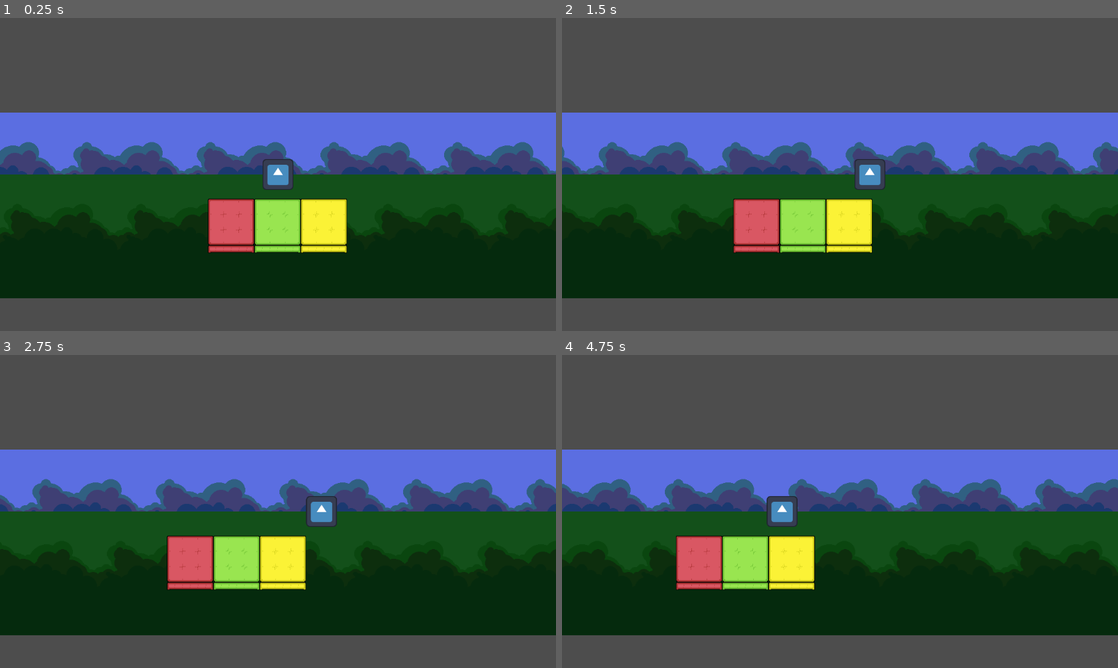
Above: before the commit, frames 1-4 (two rows, left to right).
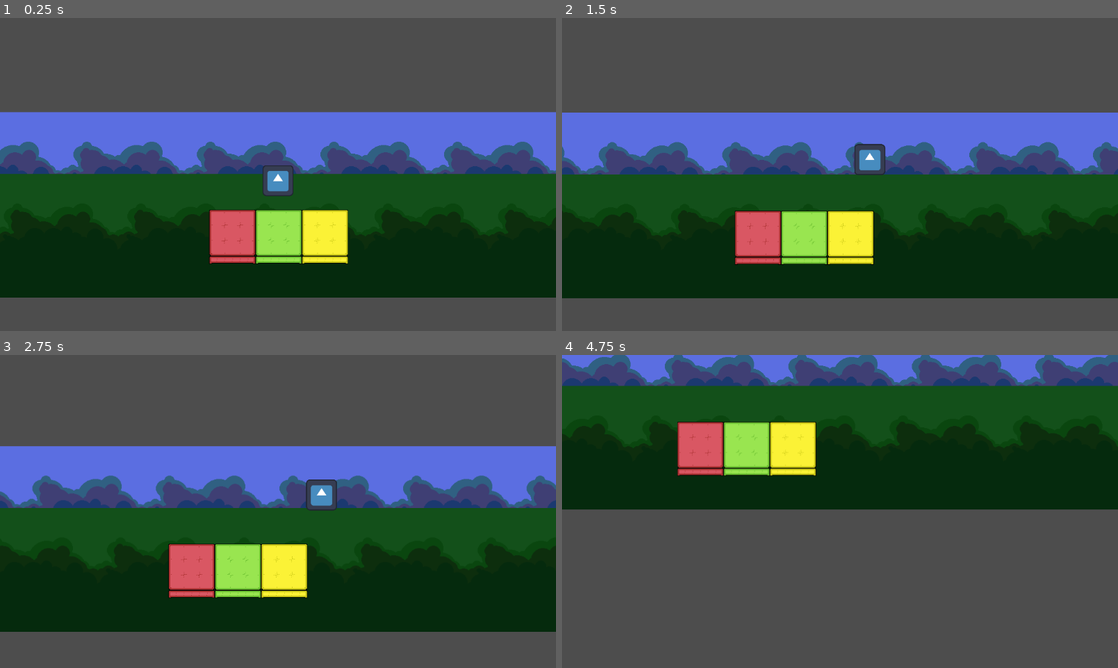
Above: after the commit, the same moments.

Repository: Red-Wool/CozyGameJam2025
Game: Godot game, scene res://world_scene.tscn
Same seed, same stepped clock (60 frames per second), same inputs: the game is played once before the commit and once after it. The engine's default icon, where the game draws it, is replaced by a stand-in: a white triangle on a blue panel in a dark square.
Inputs:
- Up to frame 1 (0.25 s): no input
- Up to frame 2 (1.5 s): hold D (right) 0.53-1.28 s; tap W (glide) at 0.6 s; tap Space (jump) at 0.77, 0.8, 1.07, 1.35 s; hold A (left) from 1.28 s (still down)
- Up to frame 3 (2.75 s): tap Space (jump) at 1.52, 1.82, 2.3 s; tap W (glide) at 1.55, 2.1 s; release A (left) at 2.03 s; hold D (right) from 2.03 s (still down)
- Up to frame 4 (4.75 s): tap W (glide) at 2.85, 4.35 s; tap Space (jump) at 3.02, 3.32, 3.6, 3.77, 4.07, 4.52 s; release D (right) at 3.53 s; hold A (left) from 3.53 s (still down)

The runs differ from the first frame. In frame 1, 4.1% of the frame differs, in the area x 0-100%, y 30-90%; in frame 2, 3.5%; in frame 3, 8.9%; in frame 4, 89%, in the area x 0-100%, y 0-90%.

Commit message:
Player Movement and collision working!

Diff:
--- a/Player.gd
+++ b/Player.gd
@@ -1,9 +1,37 @@
 class_name Player extends CharacterBody2D
 
+@onready var visual : Sprite2D = $Visual
+@onready var collision : CollisionShape2D = $Collision
+@onready var raycast : RayCast2D = $Raycast
+
+
 @export var speed : float
+@export var gravity : float
+@export var jump_power : float
+
+var can_jump : bool = true
+var current_gravity : float
 
 func _physics_process(delta):
 	var move : float = Input.get_axis("left", "right")
 
-	velocity = Vector2(move * speed * delta,0)
+	current_gravity += gravity * delta
+
+	#Ground Check
+	if raycast.is_colliding():
+		current_gravity = min(0, current_gravity)
+		can_jump = true
+	else:
+		can_jump = false
+
+	#Jumping
+	if Input.is_action_just_pressed("jump") and can_jump:
+		current_gravity = -jump_power
+		can_jump = false
+
+	#Gliding
+	if Input.is_action_just_pressed("glide"):
+		pass #Implement Gliding here
+
+	velocity = Vector2(move * speed, current_gravity) * delta
 	move_and_slide()
--- a/world_scene.tscn
+++ b/world_scene.tscn
@@ -7,6 +7,10 @@
 [ext_resource type="Texture2D" uid="uid://crk1opa2sn72e" path="res://Art/TempGround.png" id="5_cbn5i"]
 
 [sub_resource type="RectangleShape2D" id="RectangleShape2D_77iun"]
+size = Vector2(120, 120)
+
+[sub_resource type="RectangleShape2D" id="RectangleShape2D_cbn5i"]
+size = Vector2(575, 225)
 
 [node name="WorldScene" type="Node2D"]
 
@@ -37,13 +41,24 @@
 [node name="Player" type="CharacterBody2D" parent="."]
 script = ExtResource("3_77iun")
 speed = 30000.0
+gravity = 50000.0
+jump_power = 30000.0
 
-[node name="CollisionShape2D" type="CollisionShape2D" parent="Player"]
+[node name="Visual" type="Sprite2D" parent="Player"]
+texture = ExtResource("4_ijqok")
+
+[node name="Collision" type="CollisionShape2D" parent="Player"]
 shape = SubResource("RectangleShape2D_77iun")
 
-[node name="Sprite2D" type="Sprite2D" parent="Player"]
-texture = ExtResource("4_ijqok")
+[node name="Raycast" type="RayCast2D" parent="Player"]
+target_position = Vector2(0, 64)
 
-[node name="TempGround" type="Sprite2D" parent="."]
-position = Vector2(-2, 229)
+[node name="StaticBody2D" type="StaticBody2D" parent="."]
+position = Vector2(3, 277)
+
+[node name="TempGround" type="Sprite2D" parent="StaticBody2D"]
 texture = ExtResource("5_cbn5i")
+
+[node name="CollisionShape2D" type="CollisionShape2D" parent="StaticBody2D"]
+position = Vector2(0.5, -15.5)
+shape = SubResource("RectangleShape2D_cbn5i")
Not shown: 1 places in world_scene.tscn that only renumber resources
